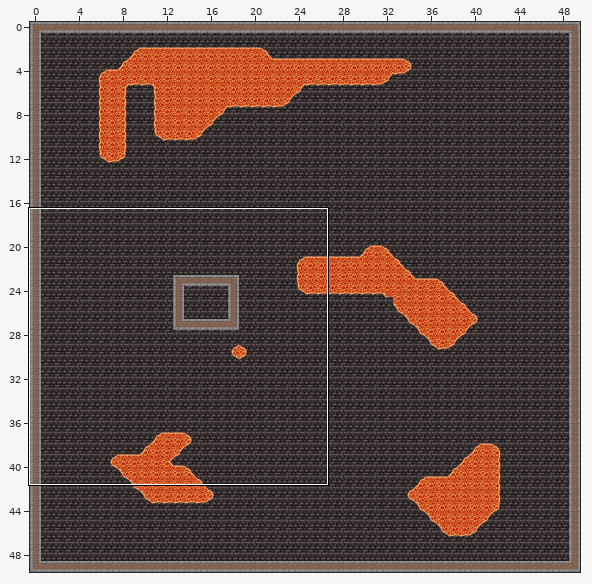
Two versions of a level (Tiled map, Assessment 3/Levels/level2 50x50.tmx). Above: a wide view before the commit, with the close-up outlined.
Close-up. Before the commit:
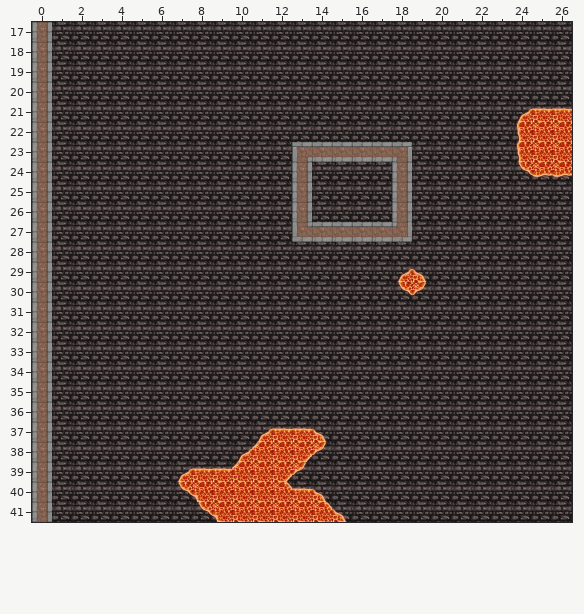
Cells are 64x64 px. Shown: x 0..26, y 17..41. The commit also changed other parts of the map, which this record leaves out.
After:
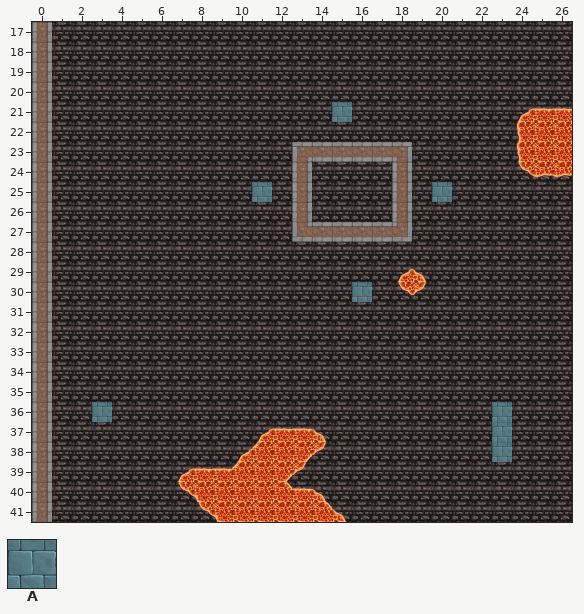
Key: from "All Tiles": A 48.
_ is an empty cell, . an unchanged one.
Tiles of an added or newly shown layer are drawn over the layers below it.
Difference:
--- layer "Enemy" (added)
@@ x 15..15 @@
-21 _
+21 A
@@ x 11..20 @@
-25 _........_
+25 A........A
@@ x 16..16 @@
-30 _
+30 A
@@ x 3..23 @@
-36 _..................._
-37 ...................._
-38 ...................._
+36 A...................A
+37 ....................A
+38 ....................A
Pixel boxes of the changes (left, top, right, bottom) in both close-ups:
added: (332, 102, 352, 122)
added: (252, 182, 272, 202)
added: (432, 182, 452, 202)
added: (352, 282, 372, 302)
added: (92, 402, 112, 422)
added: (492, 402, 512, 462)
